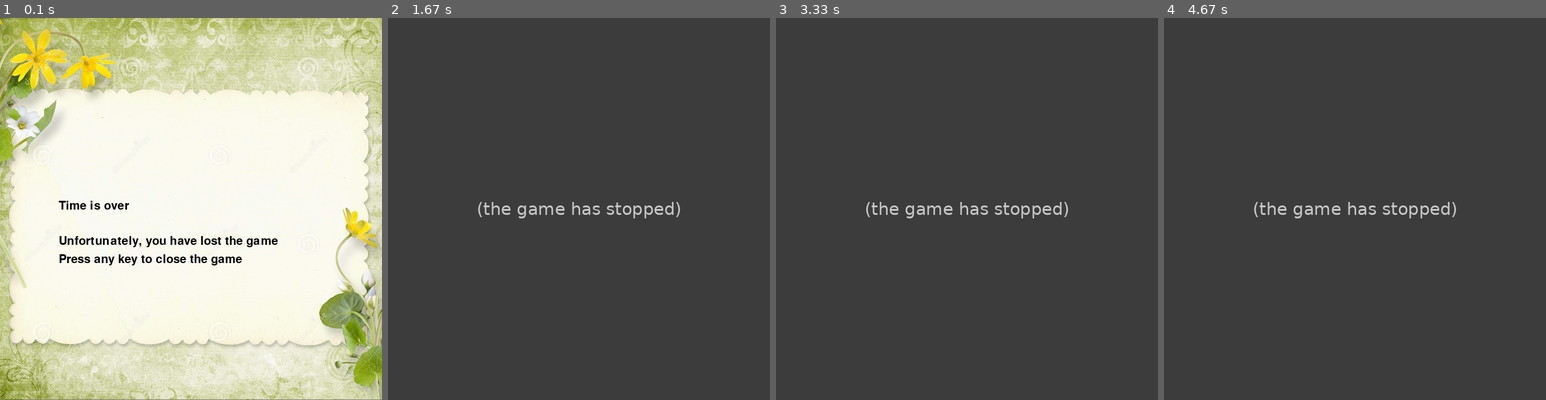
Above: before the commit, frames 1-4 (left to right).
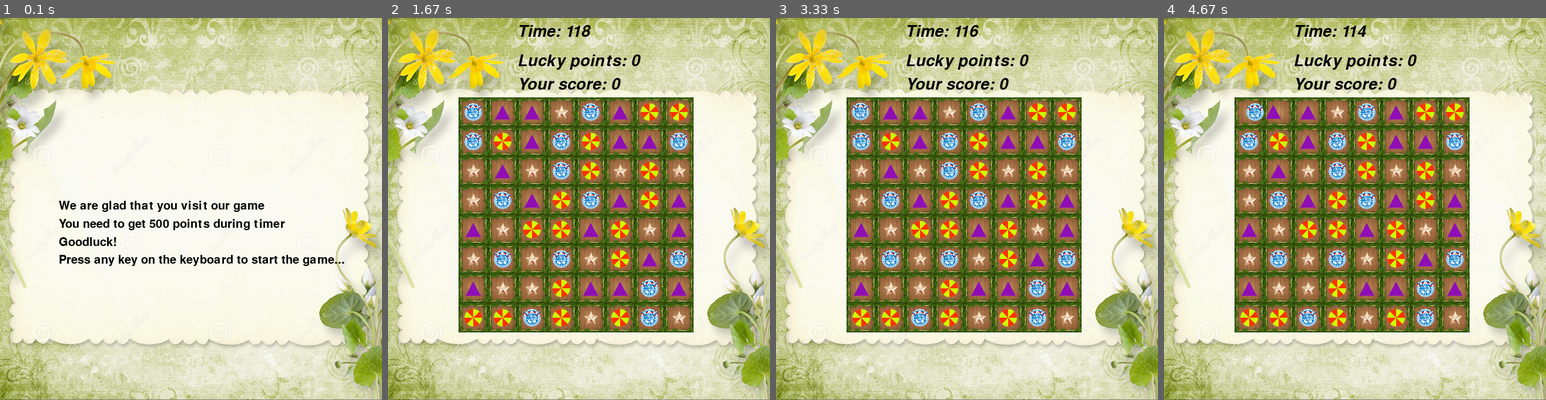
Above: after the commit, the same moments.

Repository: kbogomolov95/ProjectPyGame
Game: pygame game, started from ui.py
Two runs of this game, one before a commit and one after it. Both use one fixed random seed, a clock stepped at 60 frames per second and the inputs below.
Inputs (mouse positions are in pixels of both pictures, inside the frame that each line leads up to):
- Up to frame 1 (0.1 s): no input
- Up to frame 2 (1.67 s): tap Enter at 0.33 s; click (460, 151) at 0.72 s; click (491, 132) at 1.05 s; press the mouse at (491, 132) at 1.37 s; move the mouse to (475, 113) at 1.47 s; release the mouse at (464, 94) at 1.6 s
- Up to frame 3 (3.33 s): right-click (917, 147) at 2.72 s; click (844, 90) at 3.05 s
- Up to frame 4 (4.67 s): right-click (1290, 331) at 3.88 s; click (1267, 67) at 4.22 s; click (1251, 75) at 4.55 s

The runs differ from the first frame. In frame 1, 2.7% of the frame differs, in the area x 15-91%, y 47-65%; in frame 2, 100%; in frame 3, 100%; in frame 4, 100%, in the area x 0-100%, y 0-100%.
Before the commit the program exited at 0.33 s; later frames show no game.

Commit message:
Not a chlen! Swipe animation and score and music and tryaska kak ot lomki kogda dolgo ne pil russian vodka when object crushes and global peremennie and starting screen and closing screen

Diff:
--- a/ui.py
+++ b/ui.py
@@ -8,10 +8,10 @@
 
 all_sprites = pygame.sprite.Group()
 
-VELOCITY = 5
-END_MOVING_DELAY = 5
-EMPTY_CELL_DELAY = 20
-DESTROY_DELAY = 20
+VELOCITY = 10
+END_MOVING_DELAY = 10
+EMPTY_CELL_DELAY = 10
+DESTROY_DELAY = 10
 
 
 def load_image(name, colorkey=None):
@@ -68,11 +68,14 @@
 
     def tick(self, delta):
         self.score += delta
-        self.text = self.font.render("{}: {}".format(self.t, self.score), 1, (0, 0, 0))
+        self.text = self.font.render("{}: {}".format(self.t, int(self.score)), 1, (0, 0, 0))
 
     def set_score(self, score):
         self.score = score
         self.text = self.font.render("{}: {}".format(self.t, self.score), 1, (0, 0, 0))
+
+    def get_score(self):
+        return self.score
 
 
 class Object(pygame.sprite.Sprite):
@@ -238,6 +241,8 @@
     # счетчики очков. 1 очко = 1 элемент последовательности
     score_board = Score(220, 100, 'Your score')
     luck_board = Score(220, 60, 'Lucky points')
+    time_board = Score(220, 10, 'Time')
+    time_board.set_score(120)
     generate_map(matrix)
 
     moving_timer = 0
@@ -353,7 +358,7 @@
         # обновляем score
         score_board.set_score(logic.score)
         luck_board.set_score(logic.lucky_score)
-        luck_board.draw(screen)
+        time_board.tick(-0.04)
 
         ########ВСТАВЛЯЕМ ФОН И ДОСКУ#######
         screen.fill((255, 255, 255))
@@ -363,10 +368,14 @@
         ########РИСУЕМ#######
         score_board.draw(screen)
         luck_board.draw(screen)
+        time_board.draw(screen)
         all_sprites.draw(screen)
         clock.tick(fps)
         pygame.display.flip()
 
+        ########ПРОВЕРЯЕМ ТАЙМЕР######
+        if time_board.get_score() < 0:
+            return
 
 def closing_window(score):
     global screen
@@ -400,8 +409,8 @@
         clock.tick(FPS)
 
 
+starter_window()
+main()
 closing_window(logic.score)
-# starter_window()
-# main()
 
 pygame.quit()
